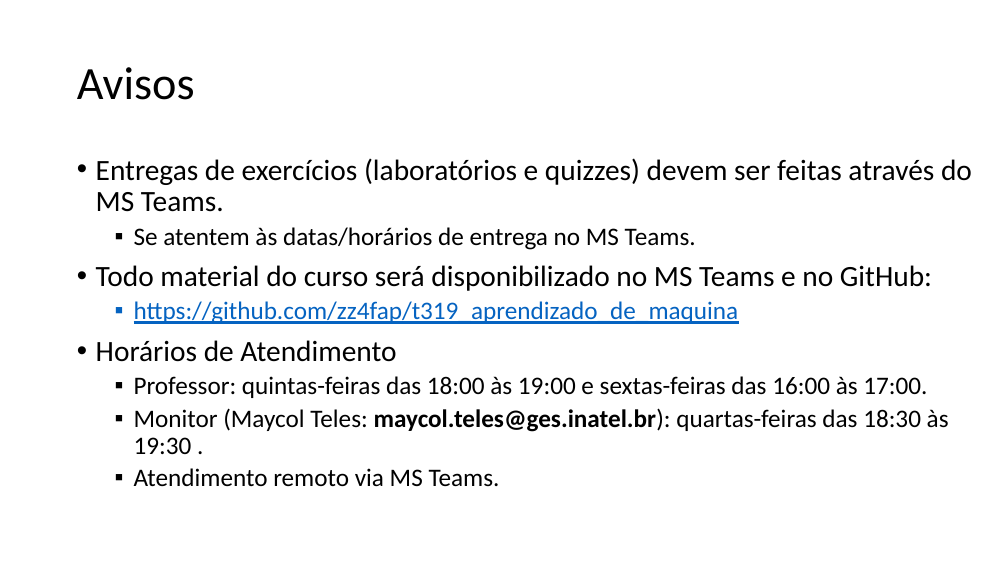
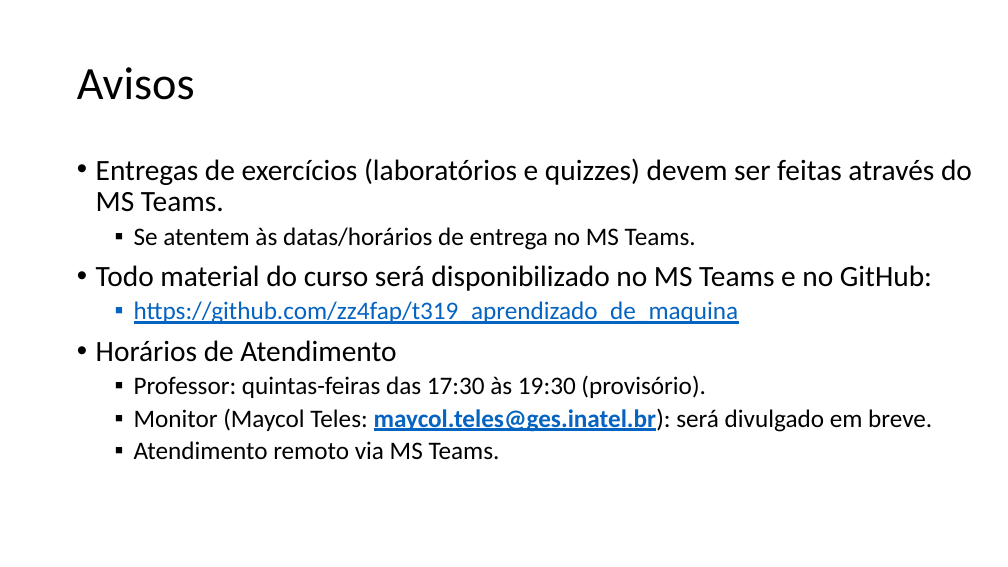
Before and after one commit to zz4fap/t319_aprendizado_de_maquina, a slide deck: slide 26 of slides/T319_Introdução.pptx. Drawn at 1008x567 pixels with LibreOffice and Linux fonts; fonts in the diff are those of the drawing. Boxes give left, top, right and bottom in pixels: in the first picture for what was removed or moved away, otherwise in the second. Text is boxed around its words. In the diff, an @@ line names an element or a change of style, - is before the commit and + after.

```diff
--- a/slides/T319_Introdução.pptx
+++ b/slides/T319_Introdução.pptx
@@ text at bbox=[134, 375, 932, 432]: text changed @@
-  ▪ Professor: quintas-feiras das 18:00 às 19:00 e sextas-feiras das 16:00 às 17:00.
-  ▪ Monitor (Maycol Teles: maycol.teles@ges.inatel.br): quartas-feiras das 18:30 às 19:30 .
+  ▪ Professor: quintas-feiras das 17:30 às 19:30 (provisório).
+  ▪ Monitor (Maycol Teles: maycol.teles@ges.inatel.br): será divulgado em breve.
```
Also in this commit, not shown: 2 other slides changed, 1 other file.
